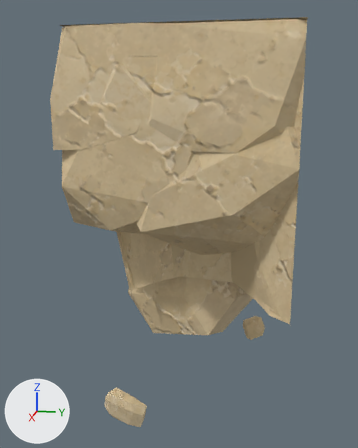
The glTF model assets/custom/models/ground_modules/ground_bottom_end_05.glb: old version first, new version second.
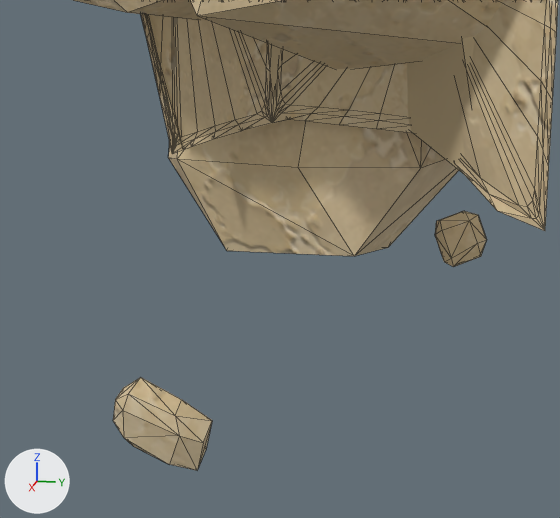
Old and new are each drawn whole from a camera (50 mm lens) standing at (3.05, 0.92, 0.6) and looking at (0.52, 0.41, -0.03) and again close up on the part from 16% to 83% of the width and 50% to 100% of the height. The lights are fixed; the arrows at lower left show +X, +Y and +Z. The older version's two pictures come first. The close-ups show mesh edges as thin lines. Vertices at exactly the same position are counted once.

The scene before the commit, as lines of its bpy script (objects in view):
```python
me_groundbottomend05_bodyshouldermesh = bpy.data.meshes.new('GroundBottomEnd05_BodyShoulderMesh')
me_groundbottomend05_bodyshouldermesh.from_pydata(...)  # 1223 vertices, 2179 faces; spans x -0.04..1.04, y -0.04..1.0, z -0.95..0.91
me_groundbottomend05_bodyshouldermesh.materials.append(mat_sandstone_plate_1_004)
me_groundbottomend05_bodyshouldermesh.materials.append(mat_sandstone_plate_2_004)
me_groundbottomend05_bodyshouldermesh.materials.append(mat_sandstone_plate_3_004)
me_groundbottomend05_bodyshouldermesh.materials.append(mat_sandstone_plate_4_004)
me_groundbottomend05_bodyshouldermesh.materials.append(mat_sandstone_plate_5_004)
me_groundbottomend05_bodyshouldermesh.materials.append(mat_sandstone_plate_6_004)
me_groundbottomend05_bodyshouldermesh.materials.append(mat_sandstone_plate_10_004)
me_groundbottomend05_bodyshouldermesh.materials.append(mat_sandstone_plate_11_004)
me_groundbottomend05_bodyshouldermesh.materials.append(mat_sandstone_plate_12_004)
me_groundbottomend05_bodyshouldermesh.materials.append(mat_sandstone_plate_13_004)
me_groundbottomend05_bodyshouldermesh.materials.append(mat_sandstone_plate_14_002)
me_groundbottomend05_bodyshouldermesh.materials.append(mat_groundmodulerecess)  # beige #cdb890
ob_groundbottomend05_body = bpy.data.objects.new('GroundBottomEnd05_Body', me_groundbottomend05_bodyshouldermesh)
ob_groundbottomend05_body.location = (0.0, 0.0, 0.0)
```
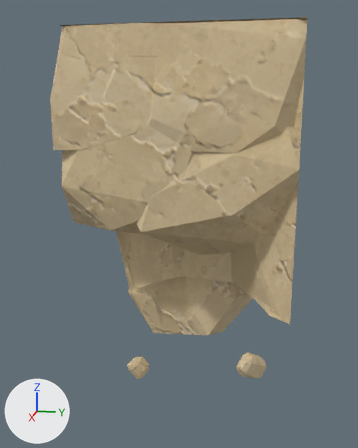
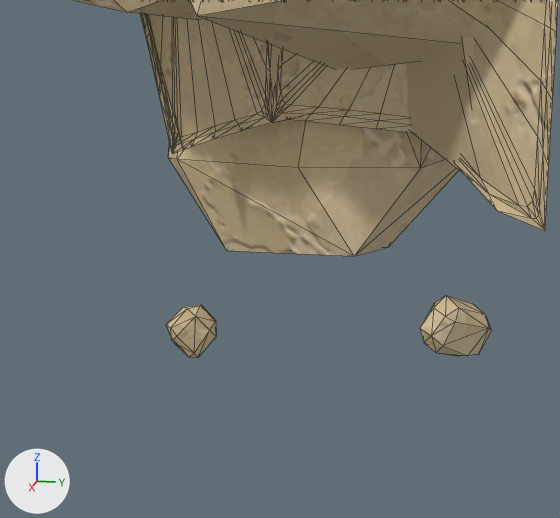
The edits, one by one:
me_groundbottomend05_bodyshouldermesh is used by ob_groundbottomend05_body; location (0.0, 0.0, 0.0).
me_groundbottomend05_bodyshouldermesh had 1223 vertices, 2179 faces and spanned x -0.04..1.04, y -0.04..1.0, z -0.95..0.91.
me_groundbottomend05_bodyshouldermesh now has 1223 vertices, 2179 faces and spans x -0.04..1.04, y -0.04..1.0, z -0.84..0.91.
me_groundbottomend05_bodyshouldermesh part 1: the loose piece of 24 vertices spanning x 0.94..1.04, y 0.13..0.35, z -0.95..-0.76 is multiplied about its middle by the matrix ((0.501, -0.626, -0.124), (0.638, 0.493, 0.09), (0.006, -0.153, 0.796)), then moved by (-0.23, 0.6, 0.17).
me_groundbottomend05_bodyshouldermesh part 2: the loose piece of 24 vertices spanning x -0.03..0.06, y 0.74..0.88, z -0.91..-0.76 is multiplied about its middle by the matrix ((0.629, -0.326, 0.297), (0.386, 0.657, -0.097), (-0.213, 0.229, 0.702)), then moved by (0.73, -0.57, 0.06).

Where the change shows, as pixel boxes (x1, y1, x2, y2) in the close-ups (560 x 518 px; the box of a moved part takes in the faces that stretch with it):
'GroundBottomEnd05_Body', reshaped: before (74, 0, 558, 470); after (74, 0, 558, 358)
part 1 of me_groundbottomend05_bodyshouldermesh, moved or reshaped: before (113, 378, 212, 470); after (420, 295, 491, 356)
part 2 of me_groundbottomend05_bodyshouldermesh, moved or reshaped: before (435, 211, 487, 267); after (166, 305, 216, 358)
